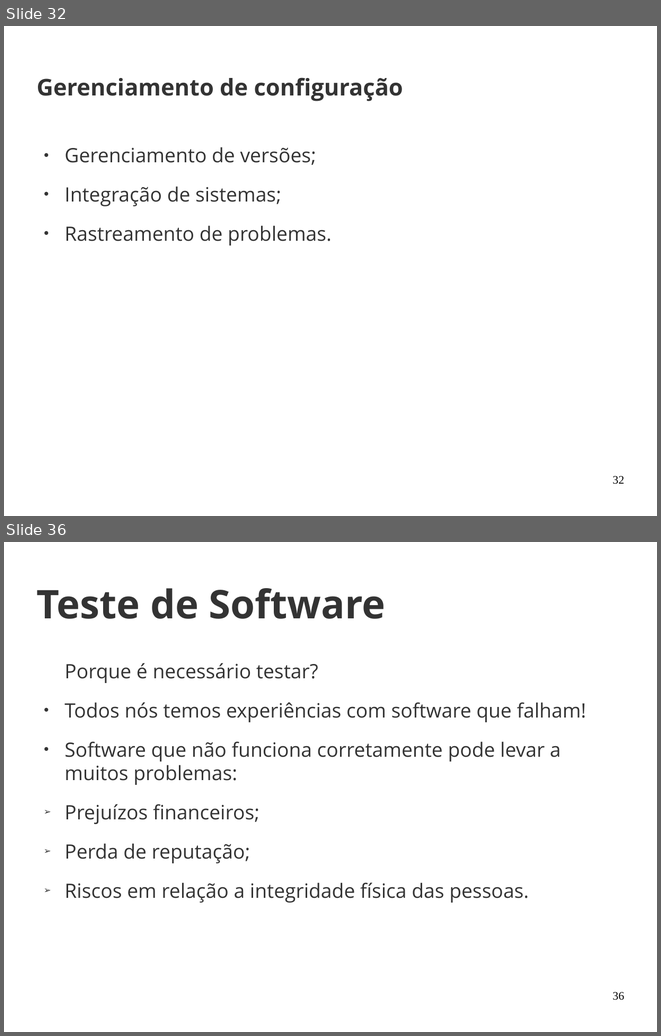
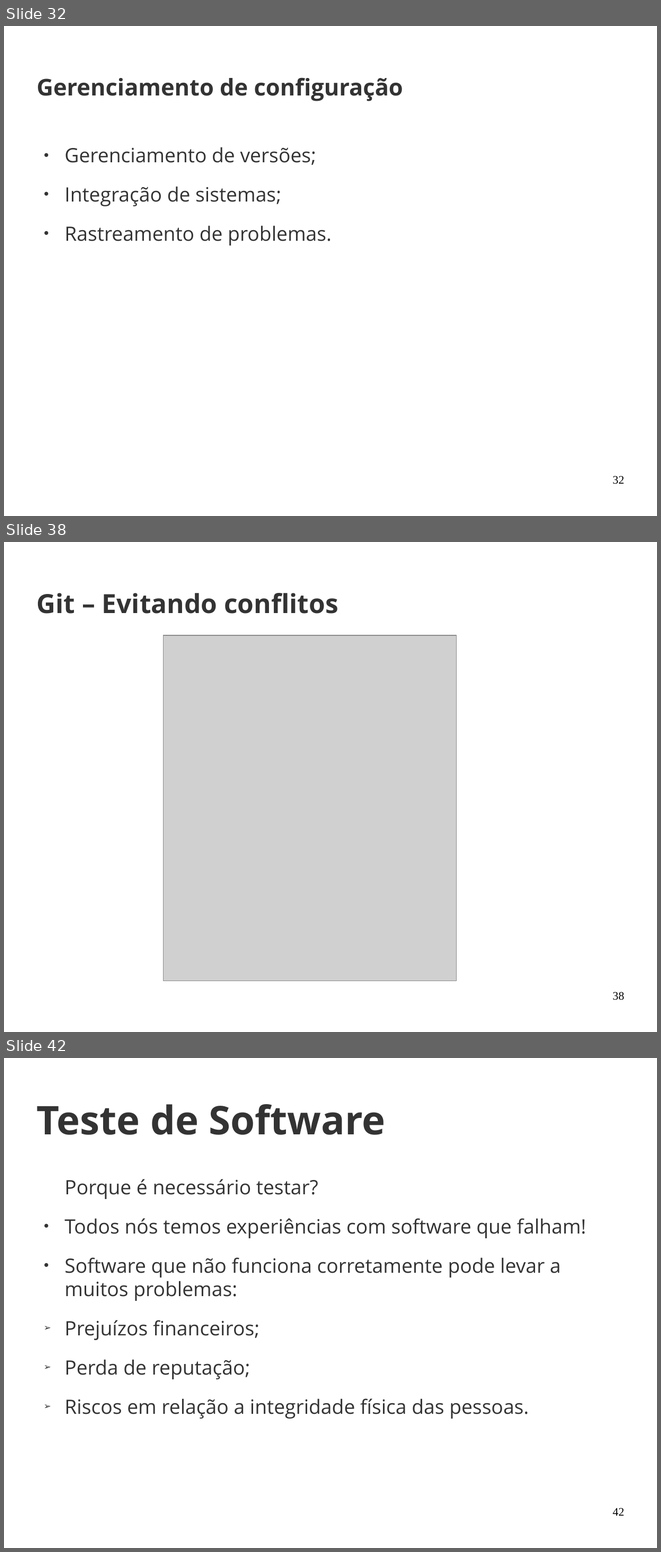
Before and after one commit to joaohelio/eng_de_software, a slide deck: Aulas/20170429/aula_2.odp. Shown one above the other, each under a label of ours: slides 32 and 36 before the commit, slides 32, 38 and 42 after it; the slides between them are not shown. The pictures are 661x1036 and 661x1552 pixels, drawn with LibreOffice and Linux fonts; fonts in the diff are those of the drawing; grey boxes stand for pictures; background and template pictures are left out. Boxes give left, top, right and bottom in pixels: in the first picture for what was removed or moved away, otherwise in the second. Text is boxed around its words. In the diff, an @@ line names an element or a change of style, - is before the commit and + after.

```diff
--- a/Aulas/20170429/aula_2.odp
+++ b/Aulas/20170429/aula_2.odp
@@ slide 38 added at (x1=4, y1=542, x2=657, y2=1032), background picture (left out) @@
@@ title added at (x1=37, y1=593, x2=338, y2=614), 32 pt, text #333333, bold @@
+Git – Evitando conflitos
@@ picture added at (x1=164, y1=636, x2=457, y2=981) @@
@@ page number added at (x1=612, y1=991, x2=624, y2=1000), 14 pt, text #000000 @@
+38
@@ what was slide 36 is now slide 42 @@
@@ page number at (x1=612, y1=1507, x2=624, y2=1515): text changed @@
-36
+42
```
Also in this commit, not shown: 1 slide changed, 7 other slides added, 2 slides removed.
